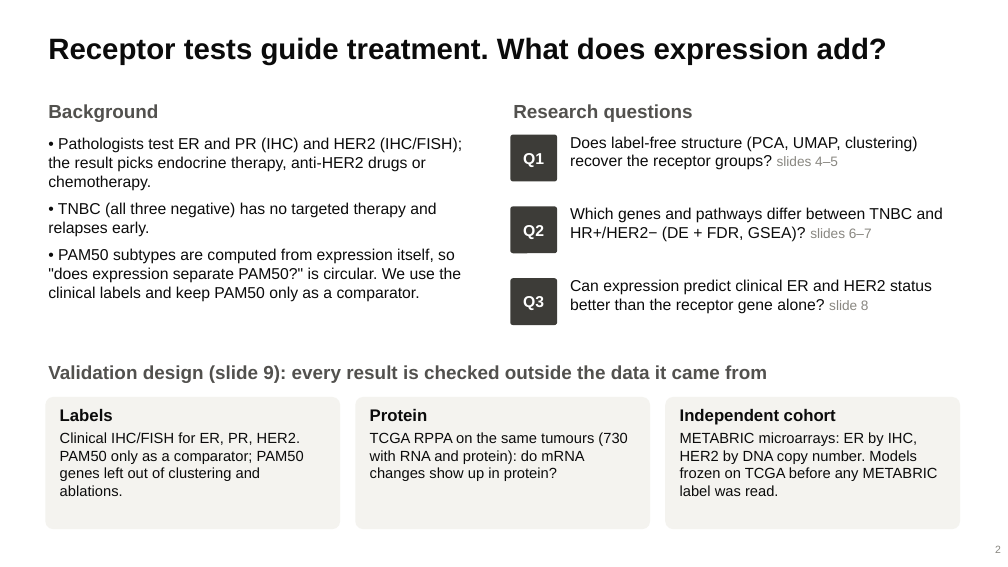
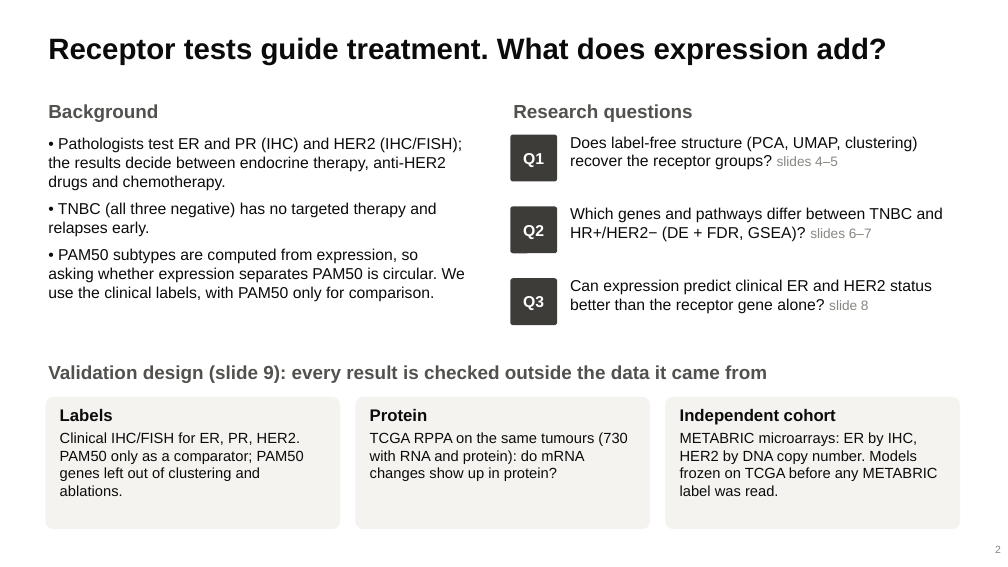
Before and after one commit to Vijayavallabh/BT3041_Project, a slide deck: slide 2 of step4_slides/BT3041_talk.pptx. Drawn at 1008x567 pixels with LibreOffice and Linux fonts; fonts in the diff are those of the drawing. Boxes give left, top, right and bottom in pixels: in the first picture for what was removed or moved away, otherwise in the second. Text is boxed around its words. In the diff, an @@ line names an element or a change of style, - is before the commit and + after.

Commit message:
Revise report, slide and README prose for clarity
Split long sentences, remove stock phrasing and match claims to their evidence.
No number, result, figure or citation changed; report still 8 pages, talk still 7:45.

```diff
--- a/step4_slides/BT3041_talk.pptx
+++ b/step4_slides/BT3041_talk.pptx
@@ text at [48, 137, 462, 191]: text changed @@
-• Pathologists test ER and PR (IHC) and HER2 (IHC/FISH); the result picks endocrine therapy, anti-HER2 drugs or chemotherapy.
+• Pathologists test ER and PR (IHC) and HER2 (IHC/FISH); the results decide between endocrine therapy, anti-HER2 drugs and chemotherapy.
@@ text at [48, 248, 465, 302]: text changed @@
-• PAM50 subtypes are computed from expression itself, so "does expression separate PAM50?" is circular. We use the clinical labels and keep PAM50 only as a comparator.
+• PAM50 subtypes are computed from expression, so asking whether expression separates PAM50 is circular. We use the clinical labels, with PAM50 only for comparison.
```
Also in this commit, not shown: 1 other slide changed, 9 other files.
